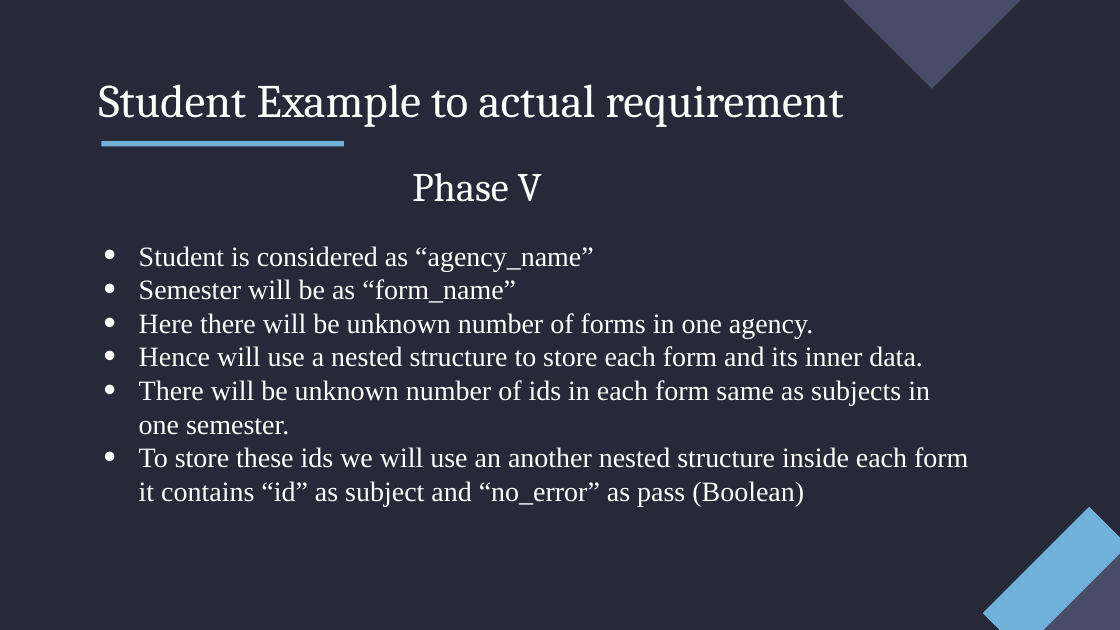
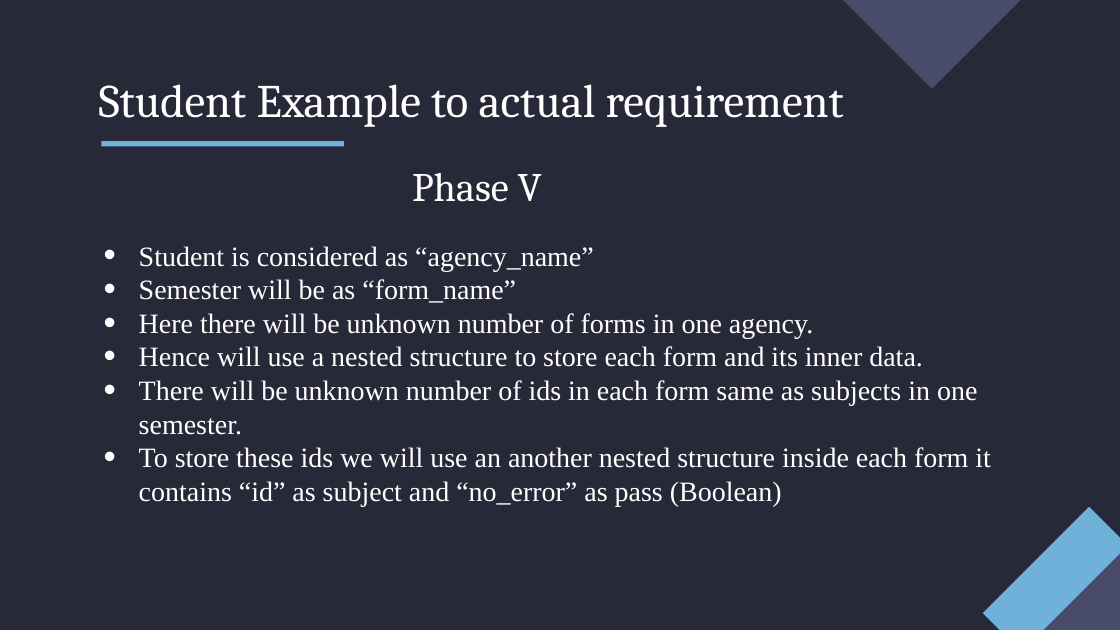
Before and after one commit to mehar-srinivas-chowdari/git-learning, a slide deck: slide 9 of Internship.pptx. Drawn at 1120x630 pixels with LibreOffice and Linux fonts; fonts in the diff are those of the drawing. Boxes give left, top, right and bottom in pixels: in the first picture for what was removed or moved away, otherwise in the second. Text is boxed around its words. In the diff, an @@ line names an element or a change of style, - is before the commit and + after.

```diff
--- a/Internship.pptx
+++ b/Internship.pptx
@@ text "Student is considered as “agency_name”" rewrapped from (139,246,968,506) to (139,246,991,506) @@
```
Also in this commit, not shown: 10 other slides changed.
